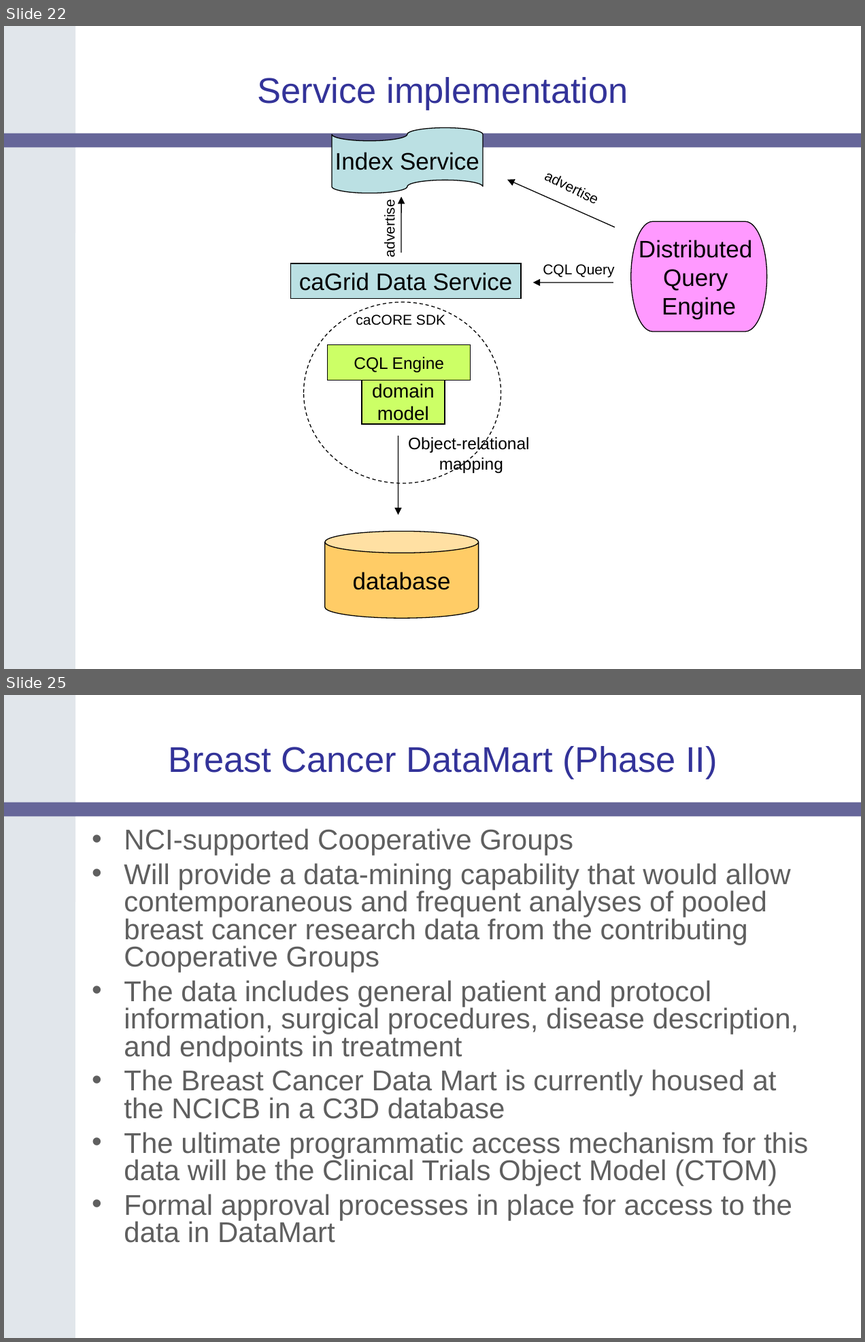
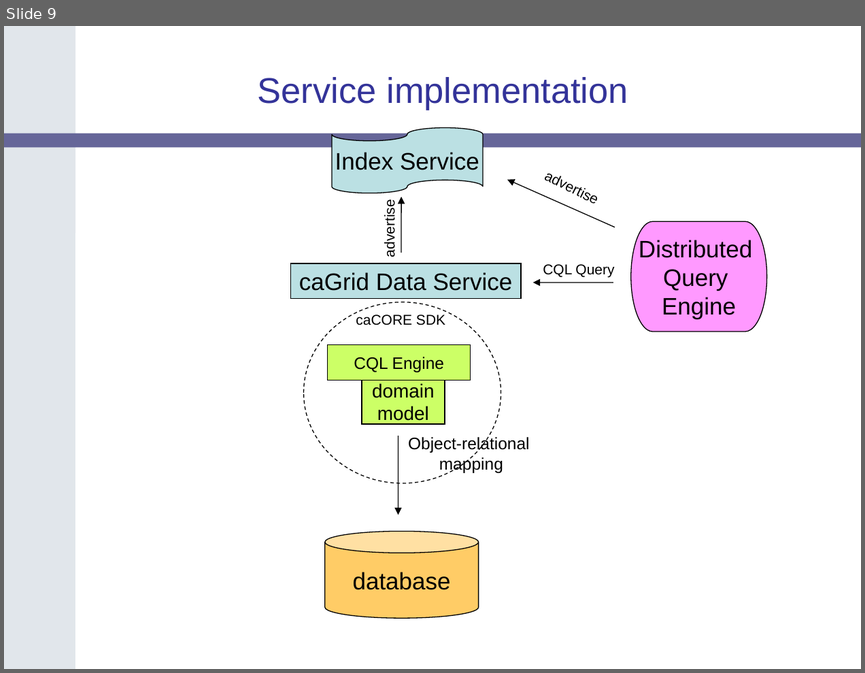
Before and after one commit to NCIP/catrip, a slide deck: catrip/documentation/presentations/silver_review_2006_12_08/catrip_silver_review.ppt. Shown one above the other, each under a label of ours: slides 22 and 25 before the commit, slide 9 after it; the slides between them are not shown. The pictures are 865x1342 and 865x673 pixels, drawn with LibreOffice and Linux fonts; fonts in the diff are those of the drawing; background and template pictures are left out. Boxes give left, top, right and bottom in pixels: in the first picture for what was removed or moved away, otherwise in the second. Text is boxed around its words. In the diff, an @@ line names an element or a change of style, - is before the commit and + after.

```diff
--- a/catrip/documentation/presentations/silver_review_2006_12_08/catrip_silver_review.ppt
+++ b/catrip/documentation/presentations/silver_review_2006_12_08/catrip_silver_review.ppt
@@ slide 25 removed at bbox=[4, 695, 861, 1338], background #FFFFFF; not listed: 2 template elements that a slide beside it also shows @@
@@ title removed at bbox=[169, 746, 717, 779] @@
-Breast Cancer DataMart (Phase II)
@@ text removed at bbox=[124, 828, 808, 1242] @@
-• NCI-supported Cooperative Groups
-• Will provide a data-mining capability that would allow contemporaneous and frequent analyses of pooled breast cancer research data from the contributing Cooperative Groups
-• The data includes general patient and protocol information, surgical procedures, disease description, and endpoints in treatment
-• The Breast Cancer Data Mart is currently housed at the NCICB in a C3D database
-• The ultimate programmatic access mechanism for this data will be the Clinical Trials Object Model (CTOM)
-• Formal approval processes in place for access to the data in DataMart
@@ what was slide 22 is now slide 9 @@
```
Also in this commit, not shown: 6 slides changed, 21 slides added, 15 other slides removed.
